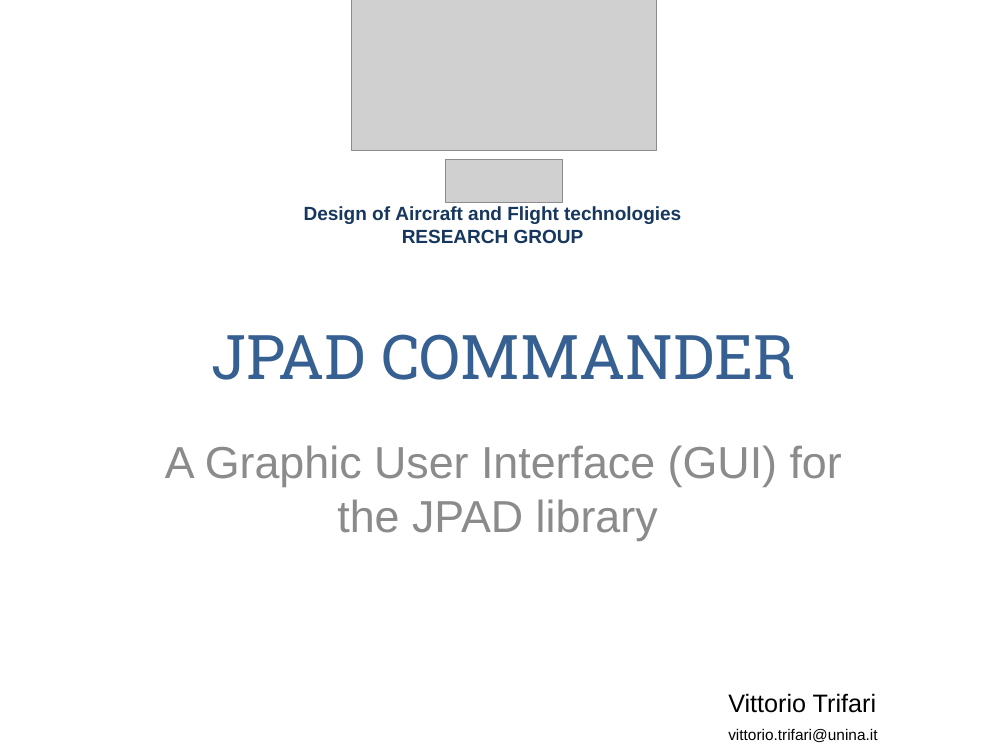
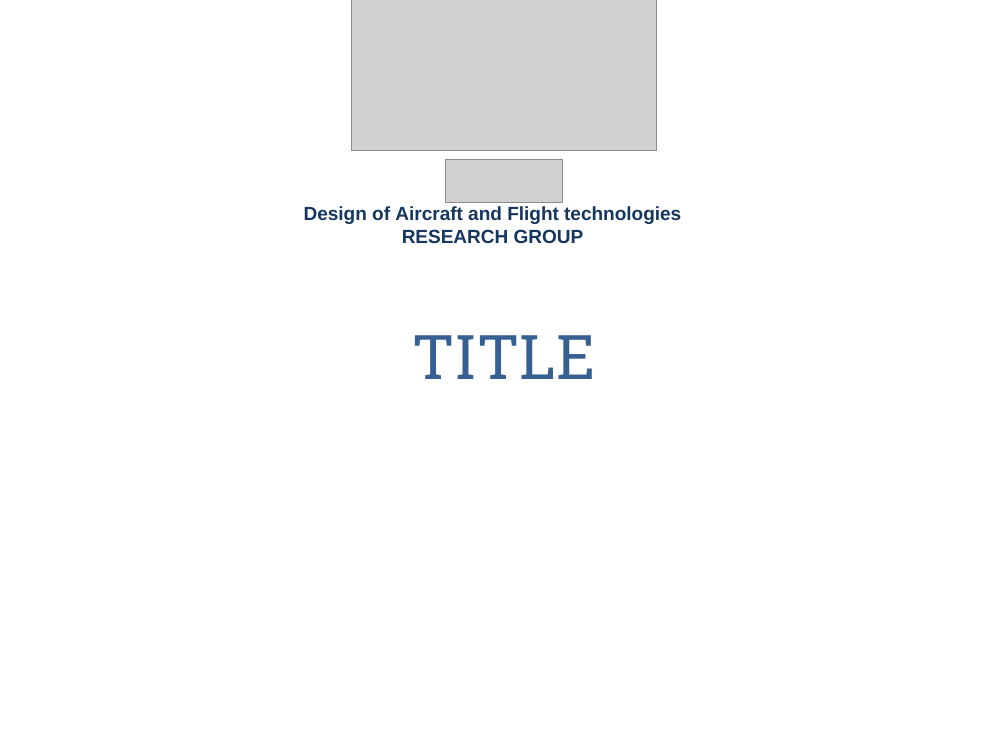
Before and after one commit to QiquWong/jpad, a slide deck: slide 1 of DOCS/GUI Slides/PresentazioneGUI.pptx. Drawn at 1008x756 pixels with LibreOffice and Linux fonts; fonts in the diff are those of the drawing; grey boxes stand for pictures; background and template pictures are left out. Boxes give left, top, right and bottom in pixels: in the first picture for what was removed or moved away, otherwise in the second. Text is boxed around its words. In the diff, an @@ line names an element or a change of style, - is before the commit and + after.

```diff
--- a/DOCS/GUI Slides/PresentazioneGUI.pptx
+++ b/DOCS/GUI Slides/PresentazioneGUI.pptx
@@ title at (412, 335, 595, 379): text changed @@
-JPAD COMMANDER
+TITLE
@@ subtitle removed at (165, 445, 842, 540) @@
-A Graphic User Interface (GUI) for the JPAD library
@@ text removed at (728, 693, 876, 713) @@
-Vittorio Trifari
@@ text removed at (728, 729, 877, 742) @@
-vittorio.trifari@unina.it
```
Also in this commit, not shown: 2 other slides changed, 8 slides added, 2 slides removed, 3 other files.
